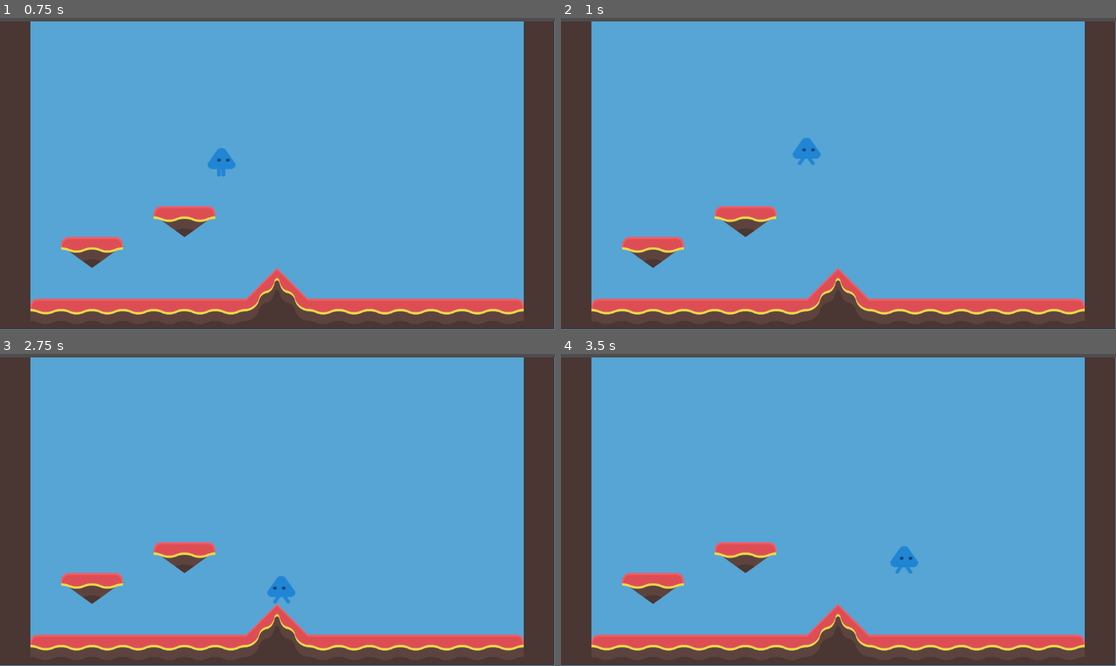
Above: before the commit, frames 1-4 (two rows, left to right).
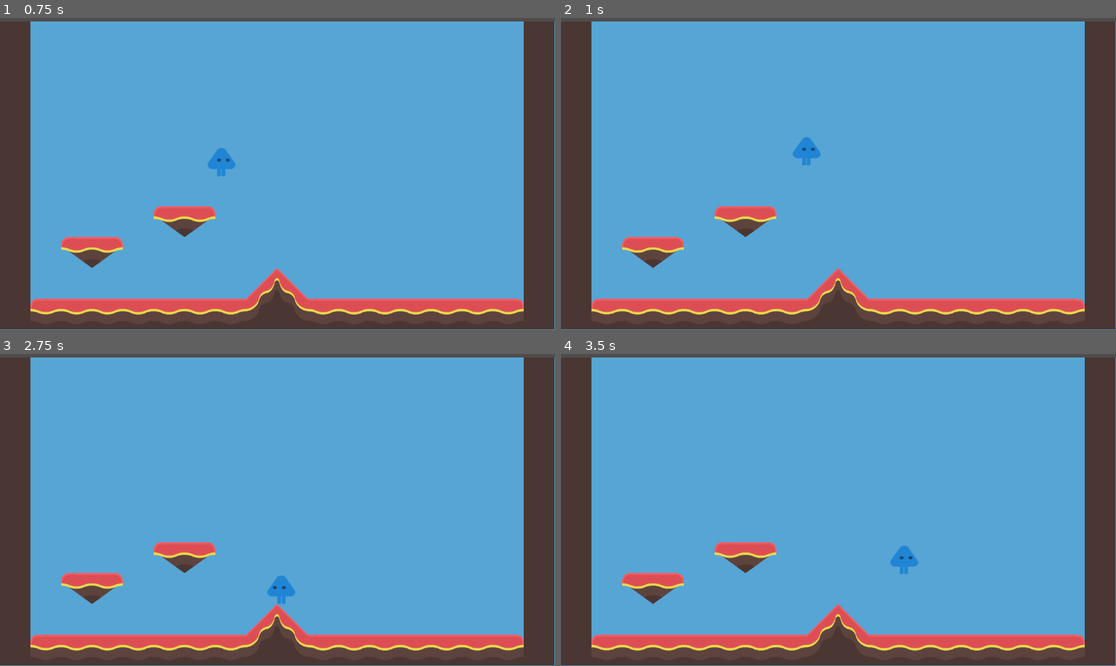
Above: after the commit, the same moments.

Repository: legendarysandbird/3mc-game
Game: Godot game, scene res://scenes/temp_level.tscn
Two runs of this game, one before a commit and one after it. Both use one fixed random seed, a clock stepped at 60 frames per second and the inputs below.
Inputs:
- Up to frame 1 (0.75 s): tap Enter at 0.5 s; hold D (player_right) from 0.53 s (still down); hold Space (player_jump) from 0.53 s (still down)
- Up to frame 2 (1 s): keep holding D (player_right); keep holding Space (player_jump)
- Up to frame 3 (2.75 s): release Space (player_jump) at 1.28 s; tap Space (player_jump) at 1.35, 1.52, 1.82 s; release D (player_right) at 2.03 s; hold A (player_left) from 2.03 s (still down); hold Space (player_jump) from 2.03 s (still down)
- Up to frame 4 (3.5 s): release A (player_left) at 2.78 s; release Space (player_jump) at 2.78 s; hold D (player_right) from 2.78 s (still down); tap Space (player_jump) at 2.85, 3.02, 3.32 s

Frame 1 is identical in both runs. In frame 2, less than 0.1% of the frame differs, in the area x 42-47%, y 38-48%; in frame 3, less than 0.1%; in frame 4, less than 0.1%, in the area x 59-64%, y 61-71%.

Commit message:
player_animate.gd improvements. Remove extraneous comments

Diff:
--- a/scripts/player.gd
+++ b/scripts/player.gd
@@ -2,18 +2,15 @@
 
 const MOVE_SPEED: float = 200.0
 const JUMP_VELOCITY: float = 400.0
-# Using project gravity for easy syncing
+
 var gravity: float = ProjectSettings.get_setting("physics/2d/default_gravity")
 
-# Called when the node enters the scene tree for the first time.
 func _ready() -> void:
 	pass
 
-# Crude checking if the player is eligibile to jump
 func is_jump_eligible() -> bool:
 	return is_on_floor() and $JumpTimer.time_left == 0
 
-# Called 60 times a second. 'delta' is the elapsed time since the previous frame.
 func _physics_process(delta: float) -> void:
 	velocity.x = 0
 
@@ -29,5 +26,4 @@
 	if Input.is_action_pressed("player_right"):
 		velocity.x += MOVE_SPEED
 
-	$AnimatedSprite2D.animate()
 	move_and_slide()
--- a/scripts/player_animation.gd
+++ b/scripts/player_animation.gd
@@ -8,12 +8,15 @@
 	if !Input.is_anything_pressed():
 		set_animation("still")
 
-	if Input.is_action_pressed("player_left") or Input.is_action_pressed("player_right"):
+	if Input.is_action_pressed("player_left") != Input.is_action_pressed("player_right"): # Poor man's XOR
 		set_animation("walk")
-		if player.velocity.x > 0:
-			flip_h = false
-		elif player.velocity.x < 0:
-			flip_h = true
+		if player.velocity.y != 0:
+			stop()
+		if player.velocity.x != 0:
+			flip_h = player.velocity.x < 0
 		play()
 	else:
 		stop()
+
+func _process(_delta: float) -> void:
+		animate()
